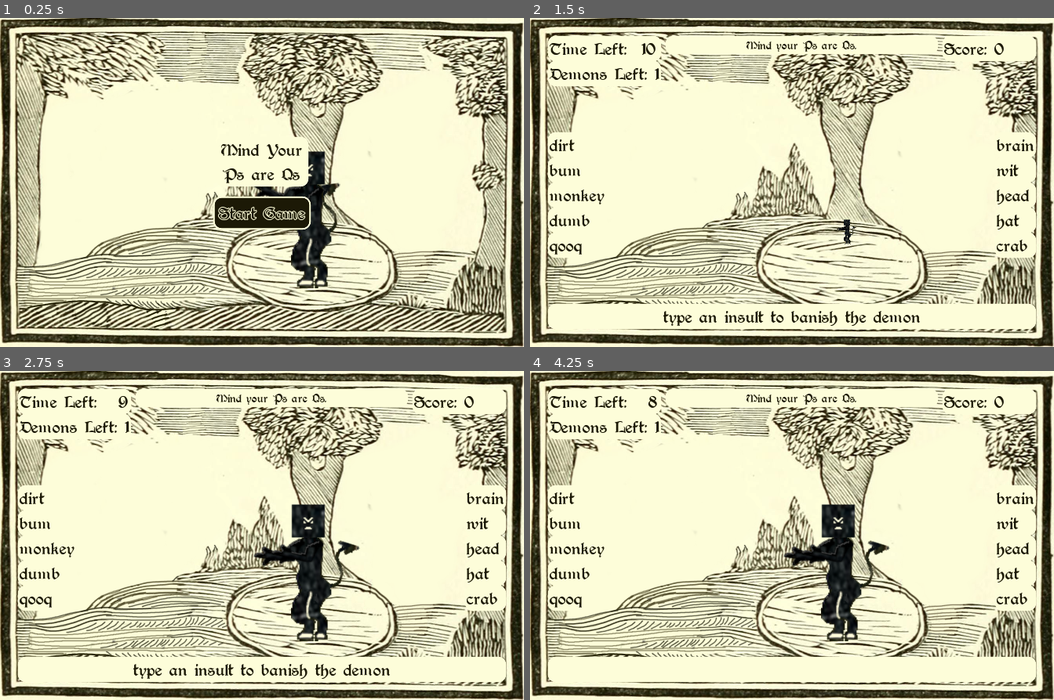
Above: before the commit, frames 1-4 (two rows, left to right).
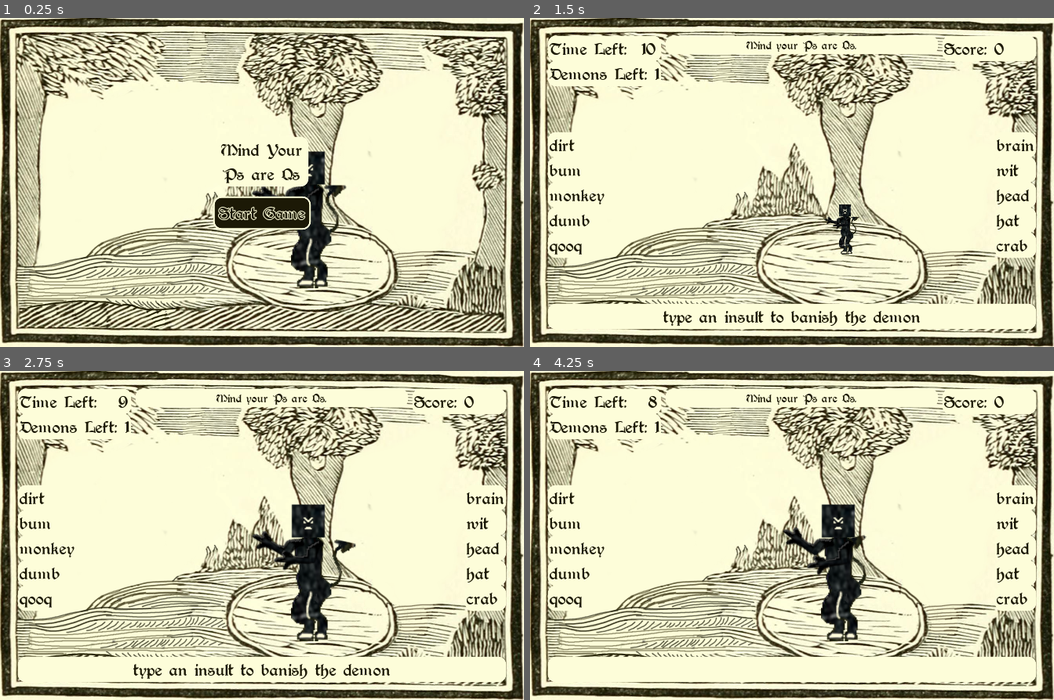
Above: after the commit, the same moments.

Repository: hoodscott/psareqs
Game: Godot game, scene res://scenes/Game.tscn
Same seed, same stepped clock (60 frames per second), same inputs: the game is played once before the commit and once after it.
Inputs:
- Up to frame 1 (0.25 s): no input
- Up to frame 2 (1.5 s): click "Start Game" at 0.5 s; click "Ps are Qs" at 1.25 s
- Up to frame 3 (2.75 s): tap Enter at 2 s; tap Z at 2.1 s
- Up to frame 4 (4.25 s): hold A 2.78-3.53 s; tap Backspace at 2.85 s; tap Z at 3.6 s

The runs differ from the first frame. In frame 1, 0.4% of the frame differs, in the area x 48-67%, y 50-66%; in frame 2, 0.3%; in frame 3, 0.8%; in frame 4, 1.1%, in the area x 48-69%, y 47-67%.

Commit message:
Idle animation starts when spawn animation ends

Diff:
--- a/resources/word_list.gd
+++ /dev/null
@@ -1,63 +0,0 @@
-extends Resource
-
-const prefixes = [
-  "dumb", "bum", "poop",
-  "dirt", "scum", "mud",
-  "dip",
-  "monkey", "turtle", "fish", "horse", "pig"
- ]
-const suffixes = [
-  "goblin", "wit", "stick", "stain", "clown",
-  "hat", "bag",
-  "crab",
-  "brain", "head"
- ]
-
-var prefixes_shuffled := []
-var suffixes_shuffled := []
-
-
-func _init():
-  randomize()
-
-
-func shuffle_prefixes() -> void:
-  prefixes_shuffled = prefixes.duplicate()
-  prefixes_shuffled.shuffle()
-
-
-func shuffle_suffixes() -> void:
-  suffixes_shuffled = suffixes.duplicate()
-  suffixes_shuffled.shuffle()
-
-
-func choose_prefixes(count: int):# -> []:
-  var chosen = []
-  var new_prefix: String
-  while chosen.size() < count:
-    new_prefix = choose_prefix()
-    if not chosen.has(new_prefix):
-      chosen.append(new_prefix)
-  return chosen
-
-
-func choose_suffixes(count: int):# -> []:
-  var chosen = []
-  var new_suffix: String
-  while chosen.size() < count:
-    new_suffix = choose_suffix()
-    if not chosen.has(new_suffix):
-      chosen.append(new_suffix)
-  return chosen
-
-
-func choose_prefix() -> String:
-  if prefixes_shuffled.empty():
-    shuffle_prefixes()
-  return prefixes_shuffled.pop_front()
-
-
-func choose_suffix() -> String:
-  if suffixes_shuffled.empty():
-    shuffle_suffixes()
-  return suffixes_shuffled.pop_front()
--- a/scenes/Mephistopheles.gd
+++ b/scenes/Mephistopheles.gd
@@ -17,3 +17,8 @@
 
 func change_face(index: int) -> void:
   HeadSprite.frame = index
+
+
+func _on_AnimationPlayer_animation_finished(anim_name: String) -> void:
+  if anim_name == "spawn":
+    Animations.play("idle")
--- a/scenes/Mephistopheles.tscn
+++ b/scenes/Mephistopheles.tscn
@@ -69,6 +69,7 @@
 
 [sub_resource type="Animation" id=5]
 resource_name = "die"
+length = 0.5
 tracks/0/type = "value"
 tracks/0/path = NodePath("Sprite:scale")
 tracks/0/interp = 1
@@ -76,7 +77,7 @@
 tracks/0/imported = false
 tracks/0/enabled = true
 tracks/0/keys = {
-"times": PoolRealArray( 0, 1 ),
+"times": PoolRealArray( 0, 0.5 ),
 "transitions": PoolRealArray( 1, 1 ),
 "update": 0,
 "values": [ Vector2( 1, 1 ), Vector2( 1e-05, 1e-05 ) ]
@@ -125,6 +126,7 @@
 
 [sub_resource type="Animation" id=6]
 resource_name = "spawn"
+length = 0.5
 tracks/0/type = "value"
 tracks/0/path = NodePath("Sprite:scale")
 tracks/0/interp = 1
@@ -132,7 +134,7 @@
 tracks/0/imported = false
 tracks/0/enabled = true
 tracks/0/keys = {
-"times": PoolRealArray( 0, 1 ),
+"times": PoolRealArray( 0, 0.5 ),
 "transitions": PoolRealArray( 1, 1 ),
 "update": 0,
 "values": [ Vector2( 1e-05, 1e-05 ), Vector2( 1, 1 ) ]
@@ -192,8 +194,9 @@
 }
 
 [node name="AnimationPlayer" type="AnimationPlayer" parent="."]
-autoplay = "idle"
 anims/RESET = SubResource( 2 )
 anims/die = SubResource( 5 )
 anims/idle = SubResource( 3 )
 anims/spawn = SubResource( 6 )
+
+[connection signal="animation_finished" from="AnimationPlayer" to="." method="_on_AnimationPlayer_animation_finished"]
